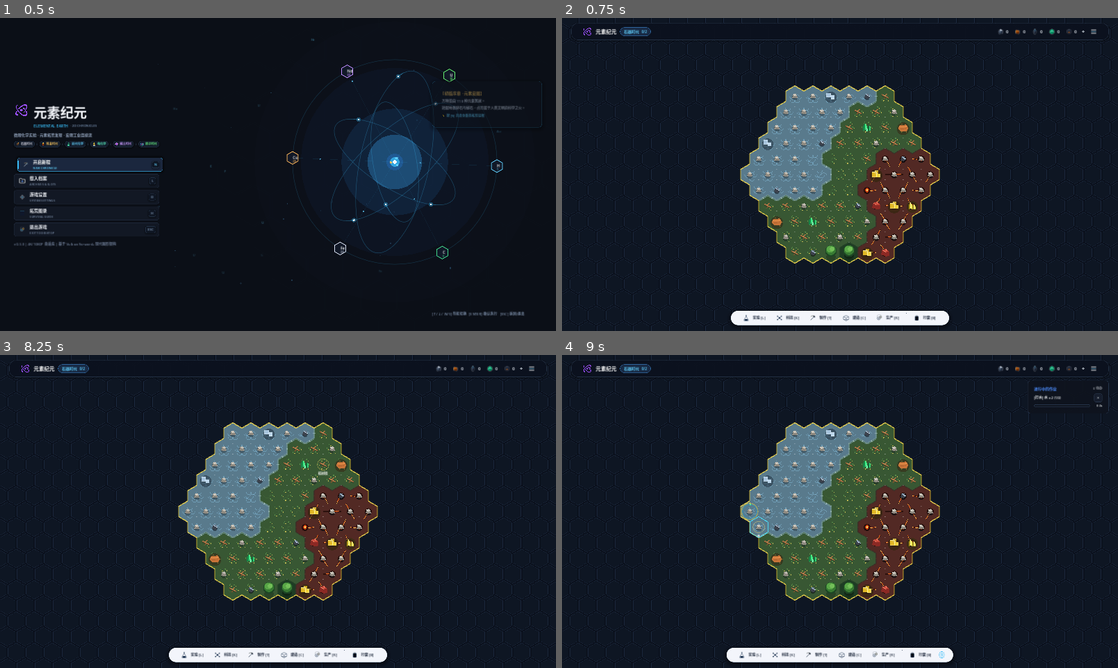
Above: before the commit, frames 1-4 (two rows, left to right).
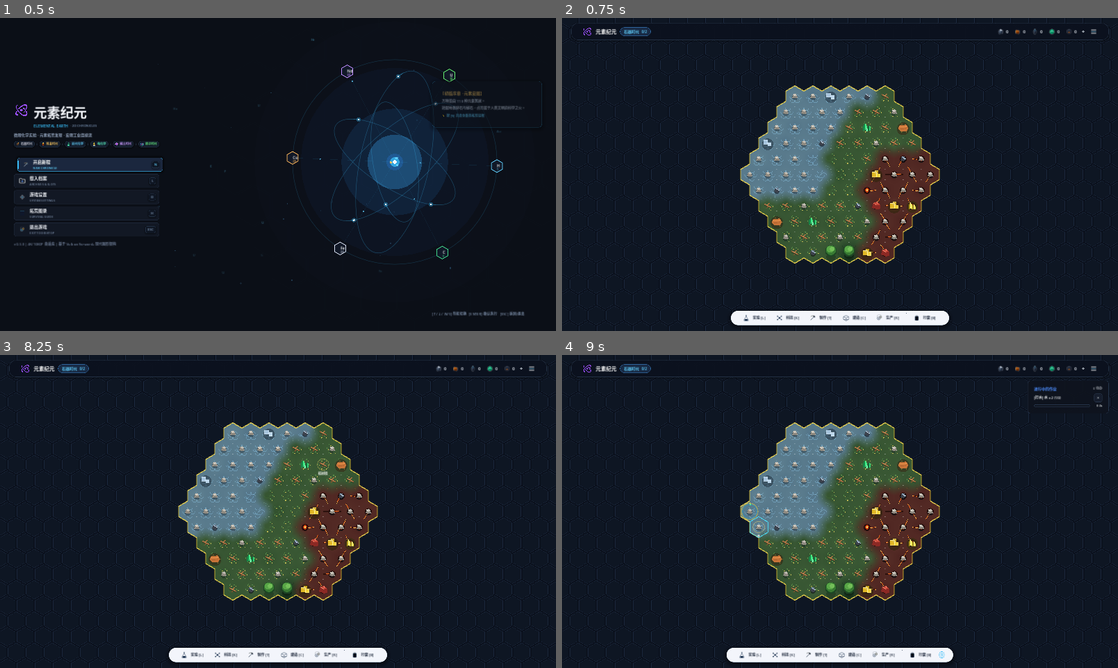
Above: after the commit, the same moments.

Repository: imlinhanchao/elemental-earth-2d
Game: Godot game, scene res://src/scenes/main_menu.tscn
Two runs of this game, one before a commit and one after it. Both use one fixed random seed, a clock stepped at 60 frames per second and the inputs below.
Inputs (mouse positions are in pixels of both pictures, inside the frame that each line leads up to):
- Up to frame 1 (0.5 s): no input
- Up to frame 2 (0.75 s): click (650, 165) at 0.5 s
- Up to frame 3 (8.25 s): click "石器时代 0/2" at 1.25 s; click "实验 [L]" at 2 s; click "科技 [K]" at 2.75 s; click "制作 [T]" at 3.5 s; click "建造 [C]" at 4.25 s; click "生产 [R]" at 5 s; click "行囊 [B]" at 5.75 s; click "✕ ESC" at 6.5 s; click (533, 367) at 7.25 s; click "✕ [ESC]" at 8 s
- Up to frame 4 (9 s): tap Enter at 8.75 s; drag from (751, 511) to (784, 574) at 8.77 s

Frame 1 is identical in both runs. In frame 2, 0.5% of the frame differs, in the area x 35-65%, y 23-76%; in frame 3, 0.5%; in frame 4, 0.5%.

Commit message:
feat: implement smooth Gouraud gradient transitions and natural biome blending

Diff:
--- a/src/scenes/terrain_layer.gd
+++ b/src/scenes/terrain_layer.gd
@@ -23,25 +23,17 @@
 	var generated_hexes = world.generated_hexes
 
 	# 1. 计算视口在世界坐标系下的包围盒，确保整个屏幕完全铺满六边形
-	var vp = get_viewport()
-	var vp_rect = vp.get_visible_rect() if vp else Rect2(-1920, -1080, 3840, 2160)
-	var inv_xform = get_canvas_transform().affine_inverse()
-
-	var corners = [
-		inv_xform * vp_rect.position,
-		inv_xform * Vector2(vp_rect.end.x, vp_rect.position.y),
-		inv_xform * vp_rect.end,
-		inv_xform * Vector2(vp_rect.position.x, vp_rect.end.y)
-	]
-	var min_x = corners[0].x
-	var max_x = corners[0].x
-	var min_y = corners[0].y
-	var max_y = corners[0].y
-	for c in corners:
-		min_x = min(min_x, c.x)
-		max_x = max(max_x, c.x)
-		min_y = min(min_y, c.y)
-		max_y = max(max_y, c.y)
+	var cam = world.camera if world else null
+	var center_pos = cam.get_screen_center_position() if cam else Vector2.ZERO
+	var vp_size = get_viewport_rect().size if get_viewport() else Vector2(1920, 1080)
+	var cam_zoom = cam.zoom if (cam and cam.zoom.x > 0.01) else Vector2.ONE
+	var half_w = (vp_size.x / cam_zoom.x) * 0.5
+	var half_h = (vp_size.y / cam_zoom.y) * 0.5
+
+	var min_x = center_pos.x - half_w
+	var max_x = center_pos.x + half_w
+	var min_y = center_pos.y - half_h
+	var max_y = center_pos.y + half_h
 
 	# 绘制深海蓝图背景网格 (动态全屏覆盖)
 	_draw_blueprint_grid(min_x - 300.0, max_x + 300.0, min_y - 300.0, max_y + 300.0)
@@ -69,10 +61,9 @@
 				points.append(center + Vector2(cos(angle), sin(angle)) * HexWorldGenerator.HEX_RADIUS)
 
 			if in_territory:
-				# === 已解锁领地：渲染自然群系底色与连通地貌 ===
+				# === 已解锁领地：渲染自然群系平滑渐变底色与连通地貌 ===
 				var biome = generated_hexes.get(coord, HexWorldGenerator.BiomeType.PLAINS)
-				var base_col = HexWorldGenerator.get_biome_color(biome)
-				draw_colored_polygon(points, base_col)
+				_draw_gradient_biome_hex(center, coord, biome, points, generated_hexes)
 
 				if current_lod >= 1:
 					var same_biome_neighbors: Array[int] = []
@@ -82,9 +73,10 @@
 							same_biome_neighbors.append(e)
 					_draw_connected_biome_terrain(center, points, biome, same_biome_neighbors, q, r)
 				else:
+					var base_col = HexWorldGenerator.get_biome_color(biome)
 					draw_circle(center, 10.0, Color(base_col.r * 1.15, base_col.g * 1.15, base_col.b * 1.15, 0.25))
 
-				# 领地内不同群系交界处的柔和自然羽化过渡
+				# 领地内不同群系交界处的自然有机散落过渡
 				for e in range(6):
 					var n_coord = coord + HEX_EDGE_DIRS[e]
 					if generated_hexes.has(n_coord) and GameState.is_hex_in_territory(n_coord.x, n_coord.y):
@@ -92,7 +84,7 @@
 						if n_biome != biome:
 							var p1 = points[e]
 							var p2 = points[(e + 1) % 6]
-							_draw_natural_biome_transition(p1, p2, biome, n_biome, center)
+							_draw_natural_biome_transition(p1, p2, biome, n_biome, center, coord, e)
 
 				# 战术六边形微弱顶点标记
 				if current_lod >= 1:
@@ -188,33 +180,130 @@
 				draw_line(mid_pos + Vector2(-3, 0), mid_pos + Vector2(-1, -6), Color(0.36, 0.58, 0.30), 1.3)
 				draw_circle(mid_pos + Vector2(3, 2), 1.8, Color(0.95, 0.88, 0.38, 0.70))
 
-# 异群系交界处自然柔和羽化过渡 (去除生硬锯齿白线，采用滩涂沙洲、林缘树荫、焦灰过渡带)
-func _draw_natural_biome_transition(p1: Vector2, p2: Vector2, my_biome: HexWorldGenerator.BiomeType, n_biome: HexWorldGenerator.BiomeType, center: Vector2) -> void:
+# 渐变过渡群系绘图系统：中心保持本群系核心纯色，外周多边形通过三角扇面 Gouraud 顶点色彩平滑过渡至邻居群系
+func _draw_gradient_biome_hex(center: Vector2, coord: Vector2i, biome: HexWorldGenerator.BiomeType, outer_pts: PackedVector2Array, generated_hexes: Dictionary) -> void:
+	var base_col = HexWorldGenerator.get_biome_color(biome)
+
+	# 微观地质随机微扰动，赋予每个瓦片独特的生命力 (避免绝对死板纯色)
+	var tile_hash = sin(float(coord.x * 374761393 + coord.y * 668265263)) * 43758.5453
+	var perturb = (tile_hash - floor(tile_hash)) * 0.04 - 0.02
+	var center_col = Color(
+		clampf(base_col.r + perturb, 0.0, 1.0),
+		clampf(base_col.g + perturb, 0.0, 1.0),
+		clampf(base_col.b + perturb * 0.7, 0.0, 1.0),
+		1.0
+	)
+
+	# 1. 瓦片中心核心多边形 (半径 38% 的纯本群系核心，外周 62% 均为平滑渐变裙边)
+	var inner_r = HexWorldGenerator.HEX_RADIUS * 0.38
+	var inner_pts = PackedVector2Array()
+	for i in range(6):
+		var angle = deg_to_rad(60.0 * i - 30.0)
+		inner_pts.append(center + Vector2(cos(angle), sin(angle)) * inner_r)
+	draw_colored_polygon(inner_pts, center_col)
+
+	# 2. 计算 6 个外圈顶点的 3 向交界融合色彩 (数学对称完全消除色差缝隙)
+	var vertex_cols: Array[Color] = []
+	for i in range(6):
+		var dir_prev = HEX_EDGE_DIRS[(i + 5) % 6]
+		var dir_curr = HEX_EDGE_DIRS[i]
+
+		var n_prev = coord + dir_prev
+		var n_curr = coord + dir_curr
+
+		var col_prev = base_col
+		if generated_hexes.has(n_prev) and GameState.is_hex_in_territory(n_prev.x, n_prev.y):
+			col_prev = HexWorldGenerator.get_biome_color(generated_hexes[n_prev])
+
+		var col_curr = base_col
+		if generated_hexes.has(n_curr) and GameState.is_hex_in_territory(n_curr.x, n_curr.y):
+			col_curr = HexWorldGenerator.get_biome_color(generated_hexes[n_curr])
+
+		# 三向交界处平滑渐变色彩 (三方均权，跨地块完全连续无跳变)
+		var v_col = (base_col + col_prev + col_curr) / 3.0
+		vertex_cols.append(v_col)
+
+	# 3. 计算 6 条外圈边中点的双向交界融合色彩 (双方各 50%，交界线颜色 100% 严格一致)
+	var edge_mid_cols: Array[Color] = []
+	for e in range(6):
+		var dir_e = HEX_EDGE_DIRS[e]
+		var n_e = coord + dir_e
+		var col_e = base_col
+		if generated_hexes.has(n_e) and GameState.is_hex_in_territory(n_e.x, n_e.y):
+			col_e = HexWorldGenerator.get_biome_color(generated_hexes[n_e])
+		var m_col = (base_col + col_e) * 0.5
+		edge_mid_cols.append(m_col)
+
+	# 4. 构建外周过渡裙边的三角扇面，施加 Gouraud 硬件顶点色彩渐变插值
+	for e in range(6):
+		var next_e = (e + 1) % 6
+		var ip1 = inner_pts[e]
+		var ip2 = inner_pts[next_e]
+		var op1 = outer_pts[e]
+		var op2 = outer_pts[next_e]
+		var edge_mid = (op1 + op2) * 0.5
+
+		var v_col1 = vertex_cols[e]
+		var v_col2 = vertex_cols[next_e]
+		var m_col = edge_mid_cols[e]
+
+		# 三角片 1: [ip1, op1, edge_mid]
+		draw_polygon(
+			PackedVector2Array([ip1, op1, edge_mid]),
+			PackedColorArray([center_col, v_col1, m_col])
+		)
+		# 三角片 2: [ip1, edge_mid, ip2]
+		draw_polygon(
+			PackedVector2Array([ip1, edge_mid, ip2]),
+			PackedColorArray([center_col, m_col, center_col])
+		)
+		# 三角片 3: [ip2, edge_mid, op2]
+		draw_polygon(
+			PackedVector2Array([ip2, edge_mid, op2]),
+			PackedColorArray([center_col, m_col, v_col2])
+		)
+
+# 异群系交界处自然有机过渡散落系统 (水草沙洲、泥泞湿地、落灰熔岩纹、林缘苔藓)
+func _draw_natural_biome_transition(p1: Vector2, p2: Vector2, my_biome: HexWorldGenerator.BiomeType, n_biome: HexWorldGenerator.BiomeType, center: Vector2, coord: Vector2i, edge_idx: int) -> void:
 	var edge_mid = (p1 + p2) * 0.5
 	var inward = (center - edge_mid).normalized()
-
-	# 1. 盐湖与陆地 (原野/森林/火山) 交界：柔和滩涂湖岸与湿地浅水过渡带
+	var tangent = (p2 - p1).normalized()
+	var edge_seed = float(coord.x * 53 + coord.y * 97 + edge_idx * 13)
+
+	# 1. 盐湖与陆地 (原野/森林/火山) 交界：滩涂湖岸与浅水沙洲柔和微观结构
 	if my_biome == HexWorldGenerator.BiomeType.SALT_LAKE or n_biome == HexWorldGenerator.BiomeType.SALT_LAKE:
-		# 浅滩泥沙底晕 (柔和沙褐色，消除纯白硬边)
-		draw_line(p1, p2, Color(0.42, 0.54, 0.50, 0.45), 5.5)
-		# 湿润潮汐微波
-		draw_line(p1 + inward * 2.0, p2 + inward * 2.0, Color(0.50, 0.68, 0.76, 0.35), 2.5)
-		# 岸边微量盐结晶与卵石点缀 (随缩放自适应)
-		if current_lod >= 1:
-			draw_circle(edge_mid + inward * 1.5, 2.2, Color(0.78, 0.88, 0.90, 0.50))
+		# 渐变过渡带微波水纹
+		if my_biome == HexWorldGenerator.BiomeType.SALT_LAKE:
+			# 水域一侧微弧水纹
+			var wave_center = edge_mid + inward * 4.0
+			draw_arc(wave_center, 8.0, -0.6, 0.6, 6, Color(0.65, 0.85, 0.98, 0.28), 1.5)
+		else:
+			# 陆地一侧湿润泥沙斑与微小卵石
+			if current_lod >= 1:
+				for k in range(2):
+					var t = 0.35 + 0.3 * float(k) + sin(edge_seed + k) * 0.1
+					var pos = p1.lerp(p2, t) + inward * (2.0 + sin(edge_seed * 2.0 + k) * 1.5)
+					draw_circle(pos, 1.6, Color(0.55, 0.68, 0.60, 0.35))
 		return
 
-	# 2. 火山与原野/森林交界：焦土落灰过渡带
+	# 2. 火山与原野/森林交界：焦土落灰与岩缝地貌
 	if my_biome == HexWorldGenerator.BiomeType.VOLCANO or n_biome == HexWorldGenerator.BiomeType.VOLCANO:
-		# 焦黑浮灰晕线
-		draw_line(p1, p2, Color(0.22, 0.18, 0.15, 0.55), 4.0)
-		if current_lod >= 1:
-			draw_circle(edge_mid, 2.0, Color(0.38, 0.22, 0.16, 0.40))
+		if my_biome == HexWorldGenerator.BiomeType.VOLCANO:
+			# 火山一侧微弱地表温热发丝裂纹
+			var crack_pt = edge_mid + inward * 5.0 + tangent * sin(edge_seed) * 4.0
+			draw_line(edge_mid, crack_pt, Color(0.85, 0.35, 0.12, 0.30), 1.0)
+		else:
+			# 陆地一侧炭黑灰斑
+			if current_lod >= 1:
+				var ash_pos = edge_mid + inward * 2.5
+				draw_circle(ash_pos, 2.0, Color(0.18, 0.14, 0.12, 0.25))
 		return
 
-	# 3. 原始森林与原野交界：林缘苔草树荫自然过渡
+	# 3. 原始森林与原野交界：林缘树荫苔草自然过渡
 	if my_biome == HexWorldGenerator.BiomeType.DEEP_FOREST or n_biome == HexWorldGenerator.BiomeType.DEEP_FOREST:
-		draw_line(p1, p2, Color(0.14, 0.25, 0.15, 0.50), 3.8)
+		if my_biome == HexWorldGenerator.BiomeType.DEEP_FOREST:
+			# 树荫投影半弧
+			draw_arc(edge_mid + inward * 2.0, 9.0, 0, PI, 6, Color(0.06, 0.14, 0.08, 0.30), 1.6)
 
 # 绘制深海蓝图背景网格 (根据视口坐标范围动态平铺)
 func _draw_blueprint_grid(start_x: float, end_x: float, start_y: float, end_y: float) -> void:
--- a/src/scenes/world.gd
+++ b/src/scenes/world.gd
@@ -111,7 +111,11 @@
 	elif arg_name == "--screenshot-pt":
 		hud.periodic_modal.open()
 	elif arg_name == "--screenshot-hud":
-		pass # 保持主界面纯净 HUD 与大世界大视野
+		camera.position = Vector2.ZERO
+		camera.zoom = Vector2(1.0, 1.0)
+		target_zoom = Vector2(1.0, 1.0)
+		camera.reset_smoothing()
+		terrain_layer.queue_redraw()
 	elif arg_name == "--screenshot-era-modal":
 		hud.era_modal.show_current_era_status()
 	elif arg_name == "--screenshot-context-menu":
Binary file changed: screenshot_current.png
Not shown, changed: AGENTS.md
